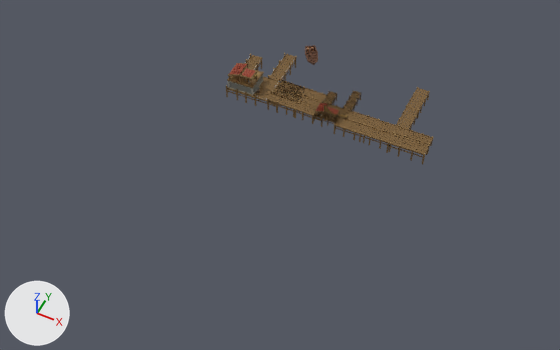
Before and after pictures for a commit that changed the glTF model resources/dermaga.gltf.
The view is the same before and after, from a 50 mm lens placed at (60.8, -185.8, 165.9), pointed at (-6.7, -50.8, -2.9). Every picture has the same lights, and +X, +Y and +Z are marked at lower left. Where no turn or scale is listed for an object, it has been applied to the vertices.

Before the edit, the objects in view are built like this:
```python
ob_dock_firstage_007 = bpy.data.objects.new('Dock_FirstAge.007', me_dock_firstage_008)
ob_dock_firstage_007.location = (23.6, -26.9, 1.4)
ob_port_secondage_level1_001 = bpy.data.objects.new('Port_SecondAge_Level1.001', me_port_secondage_level1_001)
ob_port_secondage_level1_001.location = (0.0, -22.7, 2.0)
ob_port_secondage_level2 = bpy.data.objects.new('Port_SecondAge_Level2', me_port_secondage_level2)
ob_port_secondage_level2.location = (-27.3, -20.1, 1.2)
# also in view: 'Dock_FirstAge.005' at (14.0, -27.2, 0.5)
```
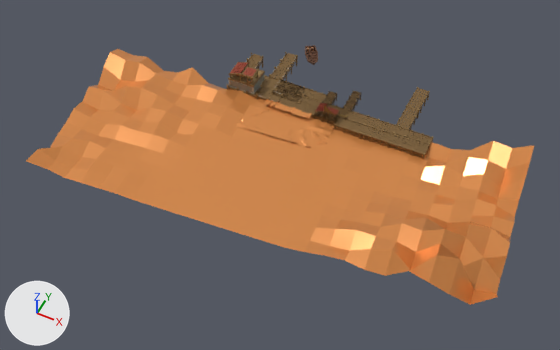
Location of each change, (x1, y1, x2, y2) in pixels of the pictures (560 x 350 px):
'Plane', added (orange)
    after: (26, 49, 535, 305)
'Port_SecondAge_Level2', moved
    before: (226, 53, 297, 113)
    after: (227, 52, 298, 103)
'Plane.001', added (orange)
    after: (236, 108, 334, 148)
'Plane.003', added
    after: (291, 108, 312, 118)
'Plane.002', added
    after: (274, 102, 295, 113)

The change in detail:
Material 'Material.005' (mat_material_005) is new.
Its base color is (0.8, 0.303, 0.085) (orange #e79652).
Its metallic is 0.4.
Its roughness is 0.272.
Material 'Material.004' (mat_material_004) is new.
Its base color is (0.8, 0.303, 0.085) (orange #e79652).
Its metallic is 0.4.
Its roughness is 0.272.
Material 'Material.002' (mat_material_002) is new.
Its base color is (0.8, 0.303, 0.085) (orange #e79652).
Its metallic is 0.4.
Its roughness is 0.272.
Material 'Material.003' (mat_material_003) is new.
Its base color is (0.8, 0.303, 0.085) (orange #e79652).
Its metallic is 0.4.
Its roughness is 0.272.
Mesh me_plane_003 is new.
It has 288 vertices, 506 faces and spans x -1.69..4.45, y -1.31..1.3, z -0.04..0.51.
It uses material mat_material_005 (orange #e79652).
Mesh me_plane_002 is new.
It has 288 vertices, 506 faces and spans x -1.69..4.45, y -1.31..1.3, z -0.04..0.51.
It uses material mat_material_004 (orange #e79652).
Mesh me_plane_001 is new.
It has 288 vertices, 506 faces and spans x -0.0107..0.01, y -0.0043..0.0004, z -0.0268..0.01.
It uses material mat_material_002 (orange #e79652).
Mesh me_plane is new.
It has 288 vertices, 506 faces and spans x -38.1..97.9, y -30.6..34.3, z -0.9..11.1.
It uses material mat_material_003 (orange #e79652).
Object 'Port_SecondAge_Level2' (ob_port_secondage_level2) moves from (-27.3, -20.1, 1.2) to (-26.9, -20.1, 1.8).
Object 'Plane.003' (ob_plane_003) is new; it shows me_plane_003.
Its location is (-11.4, -29.4, 2.0).
Object 'Plane.002' (ob_plane_002) is new; it shows me_plane_002.
Its location is (-17.2, -29.4, 2.0).
Object 'Plane.001' (ob_plane_001) is new; it shows me_plane_001.
Its parent is ob_rootnode_010.
Its location is (-0.0000105, 18.31, 0.0).
Its rotation in degrees is (-90, 0, 0).
Its scale is (2170.0, 2170.0, 2170.0).
Object 'RootNode.010' (ob_rootnode_010) is new.
Its location is (-15.43, -34.75, 1.129).
Its rotation in degrees is (0, 0, 95).
Its scale is (-0.295, -0.414, -0.295).
Object 'Plane' (ob_plane) is new; it shows me_plane.
Its location is (-36.2, -54.5, 0.7).
